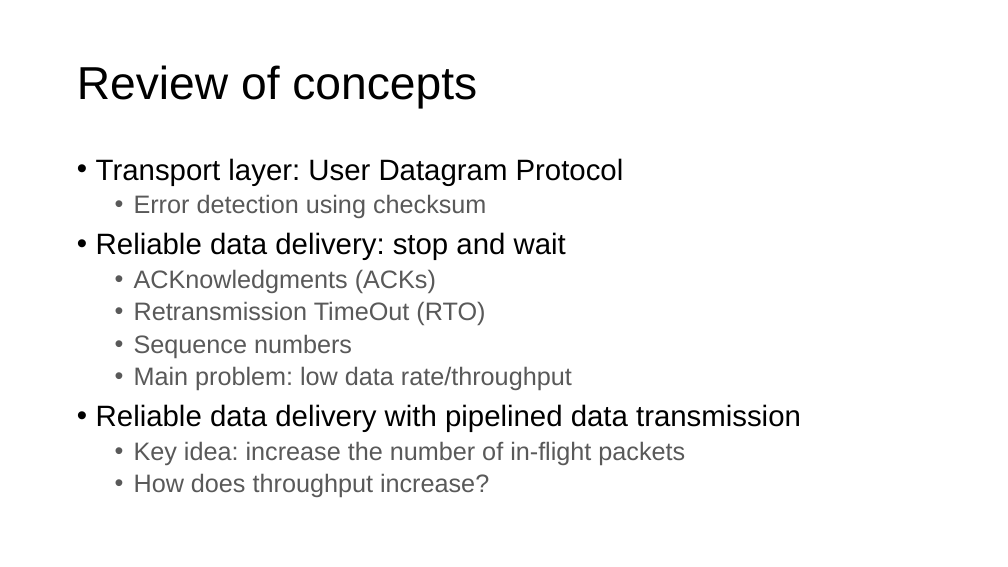
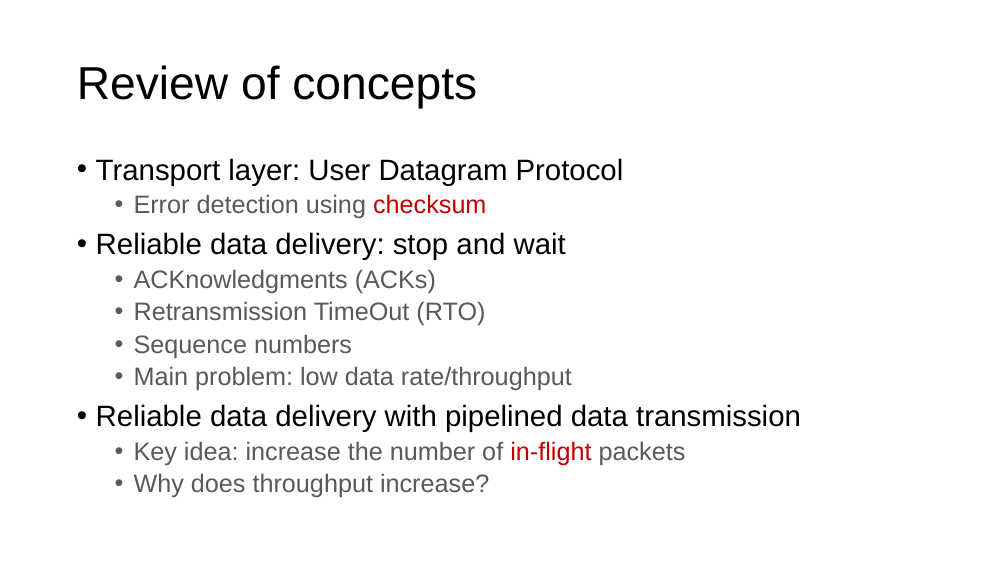
Before and after one commit to ngsrinivas/coursegen, a slide deck: slide 3 of ex/352-S20/lectures/08-ordering-flow-control.pptx. Drawn at 1008x567 pixels with LibreOffice and Linux fonts; fonts in the diff are those of the drawing. Boxes give left, top, right and bottom in pixels: in the first picture for what was removed or moved away, otherwise in the second. Text is boxed around its words. In the diff, an @@ line names an element or a change of style, - is before the commit and + after.

```diff
--- a/ex/352-S20/lectures/08-ordering-flow-control.pptx
+++ b/ex/352-S20/lectures/08-ordering-flow-control.pptx
@@ text at [134, 194, 686, 465]: text colour #595959 to #C00000 in "checksum", "in-flight" @@
@@ text at [134, 473, 489, 497]: text changed @@
-  • How does throughput increase?
+  • Why does throughput increase?
```
Also in this commit, not shown: 8 other slides changed, 2 other files.
